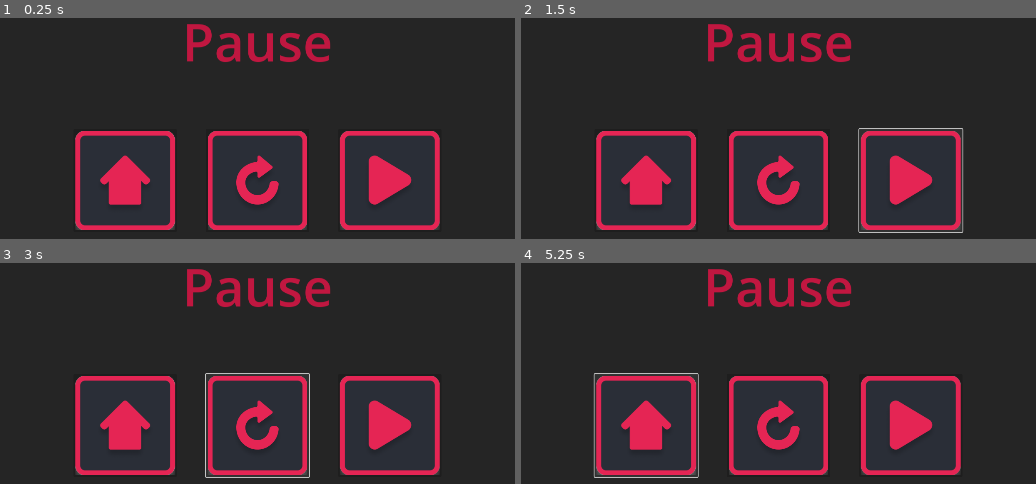
Above: before the commit, frames 1-4 (two rows, left to right).
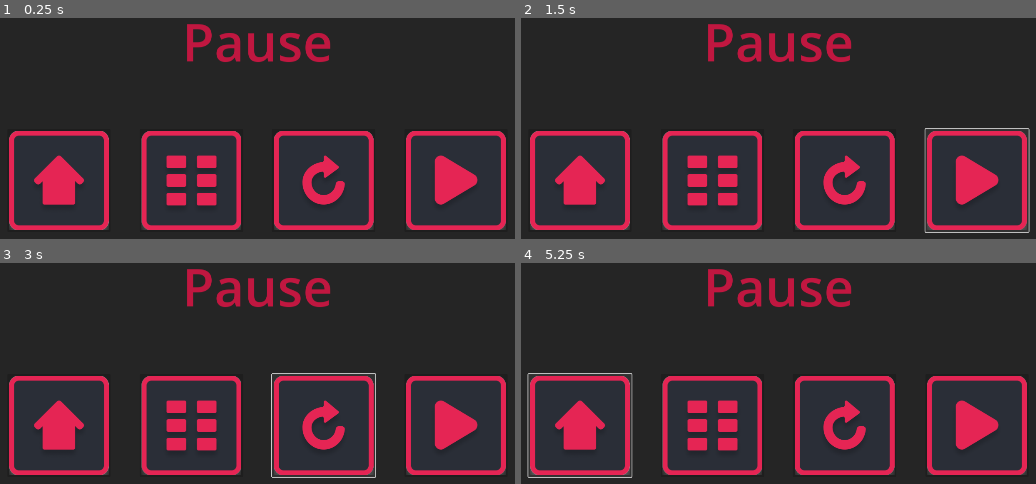
Above: after the commit, the same moments.

Repository: Flapx24/breakout-game
Game: Godot game, scene res://menu/pause_menu.tscn
The game is run twice, just before and just after one commit, with the same random seed, the same clock (stepped at 60 frames per second) and the same inputs. The project has no main scene, so this scene is started directly.
Inputs (mouse positions are in pixels of both pictures, inside the frame that each line leads up to; where the layout moved, square brackets give the same spot in the first picture):
- Up to frame 1 (0.25 s): no input
- Up to frame 2 (1.5 s): click (711, 181) at 0.52 s; click (979, 181) [912, 181] at 1.25 s
- Up to frame 3 (3 s): click (458, 426) [391, 426] at 2 s; click (324, 426) [257, 426] at 2.75 s
- Up to frame 4 (5.25 s): click (845, 426) [778, 426] at 3.5 s; click (845, 426) [778, 426] at 4.25 s; click (577, 426) [644, 426] at 5 s

The runs differ from the first frame. In frame 1, 15% of the frame differs, in the area x 1-99%, y 51-96%; in frame 2, 16%, in the area x 1-99%, y 49-98%; in frame 3, 16%; in frame 4, 16%.

Commit message:
Pause menu fixed

Diff:
--- a/menu/pause_menu.tscn
+++ b/menu/pause_menu.tscn
@@ -1,7 +1,8 @@
-[gd_scene load_steps=5 format=3 uid="uid://b5mvge1h8x421"]
+[gd_scene load_steps=6 format=3 uid="uid://b5mvge1h8x421"]
 
 [ext_resource type="Texture2D" uid="uid://bibc4dr53ufg5" path="res://assets/menu/buttons/Play/Default@3x.png" id="1_lgp46"]
 [ext_resource type="Texture2D" uid="uid://bet7nkp3f4hs4" path="res://assets/menu/buttons/Home/Default@3x.png" id="2_5ijvr"]
+[ext_resource type="Texture2D" uid="uid://co58hff7jsi4d" path="res://assets/menu/buttons/Levels/Default@3x.png" id="3_5ijvr"]
 [ext_resource type="Texture2D" uid="uid://caid3ic2mufpo" path="res://assets/menu/buttons/Repeat/Default@3x.png" id="3_yvytn"]
 
 [sub_resource type="StyleBoxFlat" id="StyleBoxFlat_rl6v5"]
@@ -39,24 +40,32 @@
 
 [node name="Play" type="Button" parent="."]
 layout_mode = 0
-offset_left = 194.0
+offset_left = 353.0
 offset_top = -124.0
-offset_right = 442.0
+offset_right = 601.0
 offset_bottom = 124.0
 icon = ExtResource("1_lgp46")
 
 [node name="Restart" type="Button" parent="."]
 layout_mode = 0
-offset_left = -124.0
+offset_left = 35.0
 offset_top = -124.0
-offset_right = 124.0
+offset_right = 283.0
 offset_bottom = 124.0
 icon = ExtResource("3_yvytn")
 
+[node name="Levels" type="Button" parent="."]
+layout_mode = 0
+offset_left = -283.0
+offset_top = -124.0
+offset_right = -35.0
+offset_bottom = 124.0
+icon = ExtResource("3_5ijvr")
+
 [node name="Home" type="Button" parent="."]
 layout_mode = 0
-offset_left = -442.0
+offset_left = -601.0
 offset_top = -124.0
-offset_right = -194.0
+offset_right = -353.0
 offset_bottom = 124.0
 icon = ExtResource("2_5ijvr")
